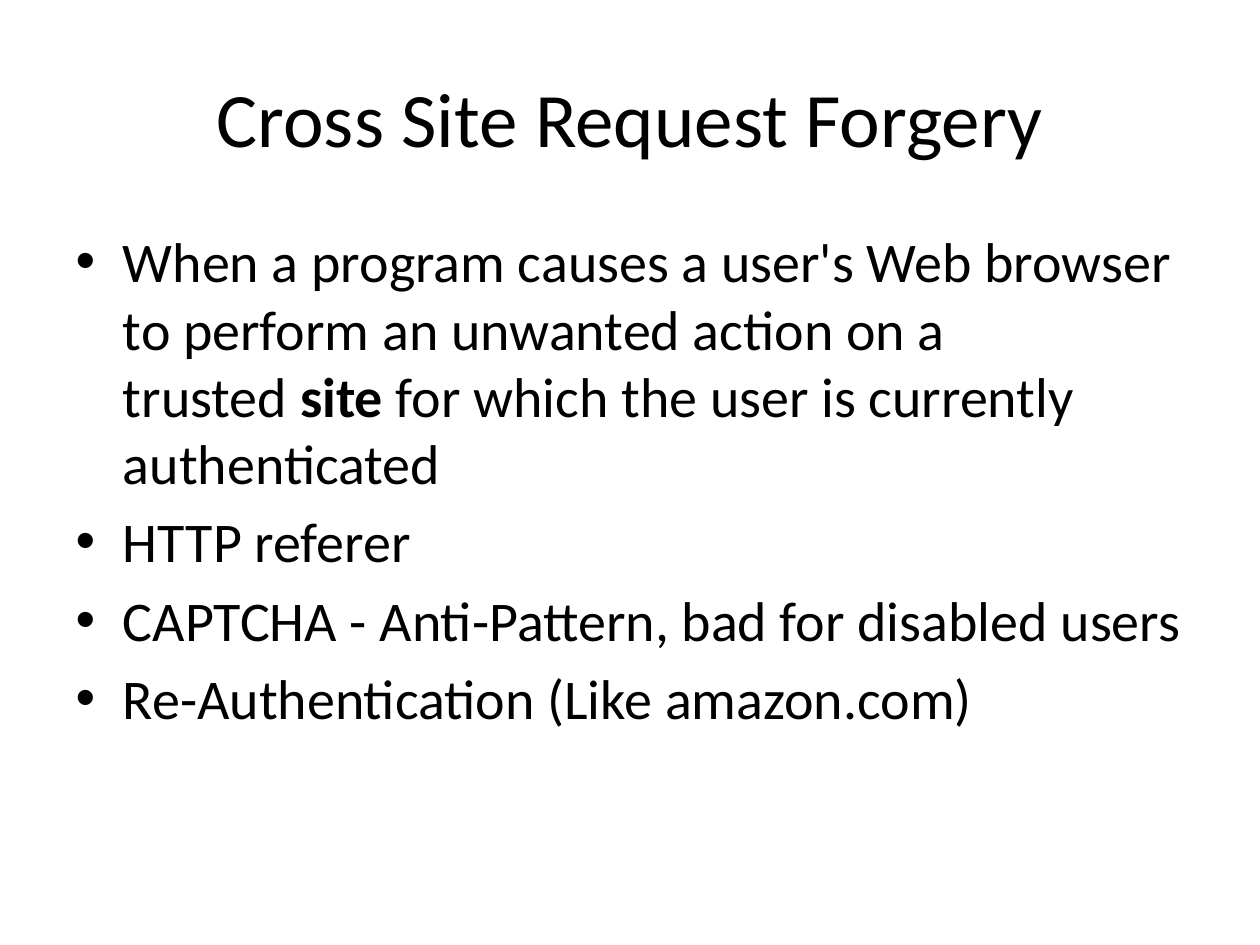
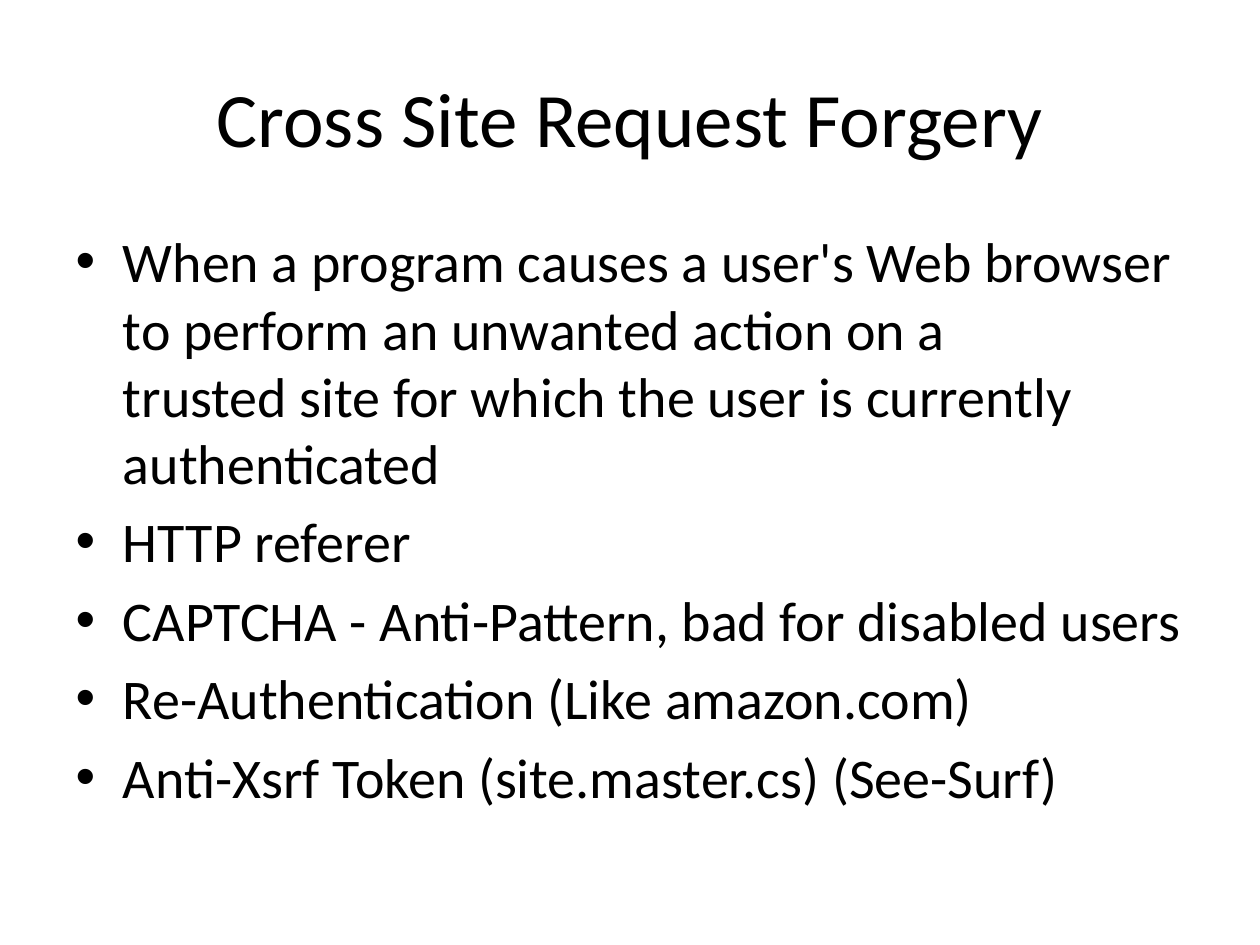
Before and after one commit to casmos1/Learning, a slide deck: slide 13 of Security/Content/Documents/Security.pptx. Drawn at 1260x945 pixels with LibreOffice and Linux fonts; fonts in the diff are those of the drawing. Boxes give left, top, right and bottom in pixels: in the first picture for what was removed or moved away, otherwise in the second. Text is boxed around its words. In the diff, an @@ line names an element or a change of style, - is before the commit and + after.

```diff
--- a/Security/Content/Documents/Security.pptx
+++ b/Security/Content/Documents/Security.pptx
@@ text at (123, 243, 1171, 485): bold off in "site" @@
@@ text at (123, 757, 1057, 806): paragraph added @@
+• Anti-Xsrf Token (site.master.cs) (See-Surf)
```
Also in this commit, not shown: 7 other slides changed, 1 slide added, 1 slide removed, 18 other files.
